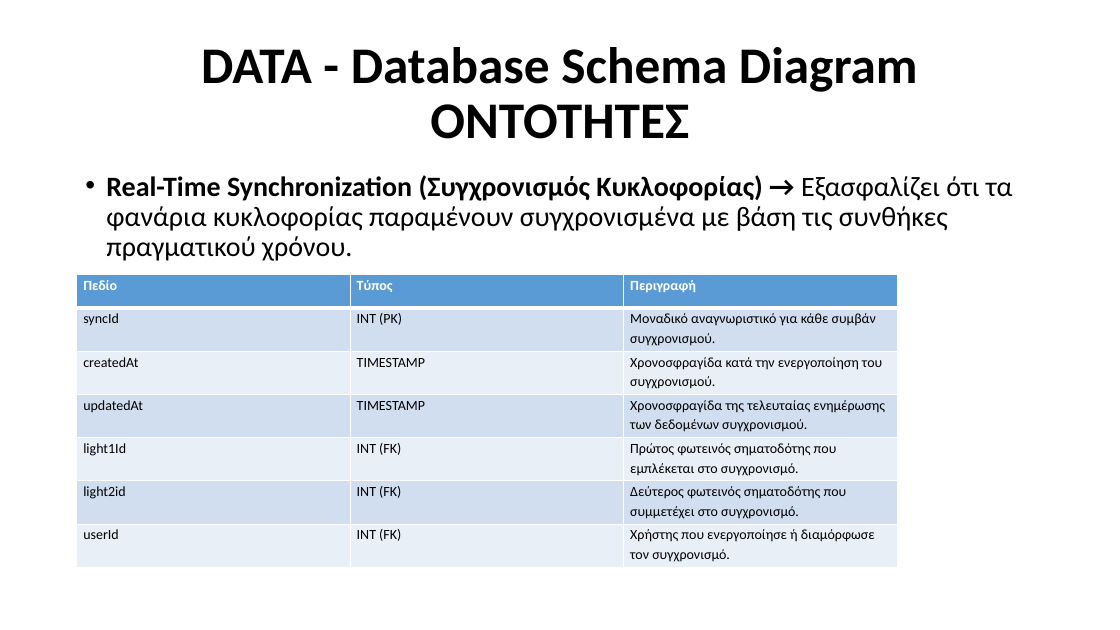
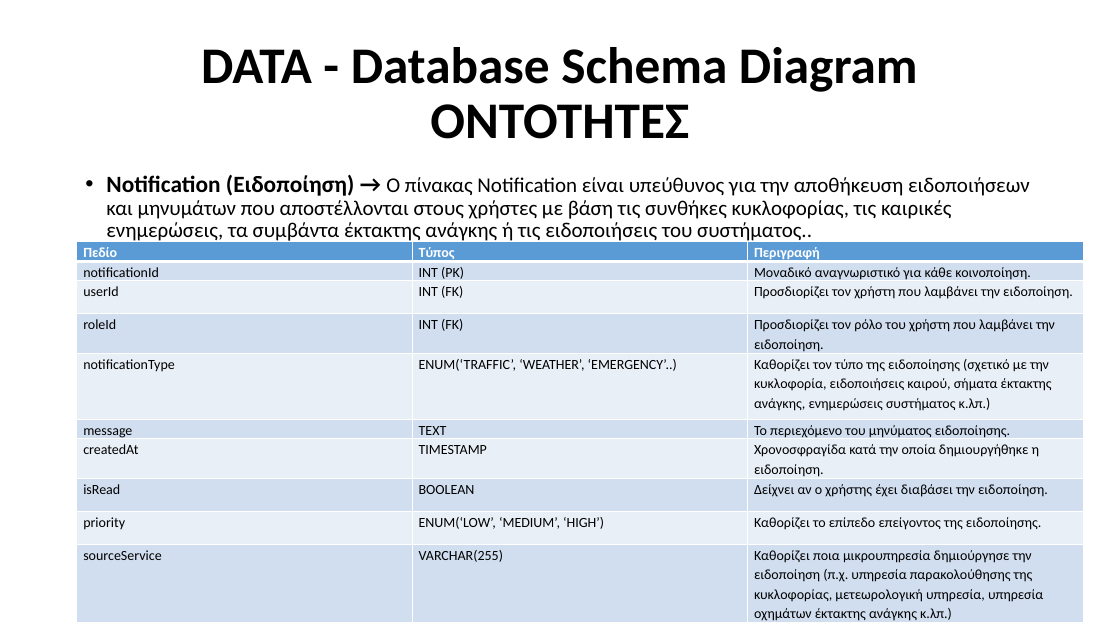
Before and after one commit to Ath21/STL_Drive, a slide deck: slide 18 of Presentation.pptx. Drawn at 1120x630 pixels with LibreOffice and Linux fonts; fonts in the diff are those of the drawing. Boxes give left, top, right and bottom in pixels: in the first picture for what was removed or moved away, otherwise in the second. Text is boxed around its words. In the diff, an @@ line names an element or a change of style, - is before the commit and + after.

```diff
--- a/Presentation.pptx
+++ b/Presentation.pptx
@@ text at bbox=[106, 175, 1030, 244]: text changed; size 24 to 18 pt @@
-• Real-Time Synchronization (Συγχρονισμός Κυκλοφορίας) → Εξασφαλίζει ότι τα φανάρια κυκλοφορίας παραμένουν συγχρονισμένα με βάση τις συνθήκες πραγματικού χρόνου.
+• Notification (Ειδοποίηση) → Ο πίνακας Notification είναι υπεύθυνος για την αποθήκευση ειδοποιήσεων και μηνυμάτων που αποστέλλονται στους χρήστες με βάση τις συνθήκες κυκλοφορίας, τις καιρικές ενημερώσεις, τα συμβάντα έκτακτης ανάγκης ή τις ειδοποιήσεις του συστήματος..
@@ table at bbox=[77, 242, 1083, 627] @@
-row 2: syncId | INT (PK) | Μοναδικό αναγνωριστικό για κάθε συμβάν συγχρονισμού.
-row 3: createdAt | TIMESTAMP | Χρονοσφραγίδα κατά την ενεργοποίηση του συγχρονισμού.
-row 4: updatedAt | TIMESTAMP | Χρονοσφραγίδα της τελευταίας ενημέρωσης των δεδομένων συγχρονισμού.
-row 5: light1Id | INT (FK) | Πρώτος φωτεινός σηματοδότης που εμπλέκεται στο συγχρονισμό.
-row 6: light2id | INT (FK) | Δεύτερος φωτεινός σηματοδότης που συμμετέχει στο συγχρονισμό.
-row 7: userId | INT (FK) | Χρήστης που ενεργοποίησε ή διαμόρφωσε τον συγχρονισμό.
+row 2: notificationId | INT (PK) | Μοναδικό αναγνωριστικό για κάθε κοινοποίηση.
+row 3: userId | INT (FK) | Προσδιορίζει τον χρήστη που λαμβάνει την ειδοποίηση.
+row 4: roleId | INT (FK) | Προσδιορίζει τον ρόλο του χρήστη που λαμβάνει την ειδοποίηση.
+row 5: notificationType | ENUM(‘TRAFFIC’, ‘WEATHER’, ‘EMERGENCY’..) | Καθορίζει τον τύπο της ειδοποίησης (σχετικό με την κυκλοφορία, ειδοποιήσεις καιρού, σήματα έκτακτης ανάγκης, ενημερώσεις συστήματος κ.λπ.)
+row 6: message | TEXT | Το περιεχόμενο του μηνύματος ειδοποίησης.
+row 7: createdAt | TIMESTAMP | Χρονοσφραγίδα κατά την οποία δημιουργήθηκε η ειδοποίηση.
+row 8: isRead | BOOLEAN | Δείχνει αν ο χρήστης έχει διαβάσει την ειδοποίηση.
+row 9: priority | ENUM(‘LOW’, ‘MEDIUM’, ‘HIGH’) | Καθορίζει το επίπεδο επείγοντος της ειδοποίησης.
+row 10: sourceService | VARCHAR(255) | Καθορίζει ποια μικρουπηρεσία δημιούργησε την ειδοποίηση (π.χ. υπηρεσία παρακολούθησης της κυκλοφορίας, μετεωρολογική υπηρεσία, υπηρεσία οχημάτων έκτακτης ανάγκης κ.λπ.)
@@ table: place and size @@
-table at bbox=[77, 275, 899, 568]
+table at bbox=[77, 242, 1083, 627]
```
Also in this commit, not shown: 1 other slide changed, 9 other files.
